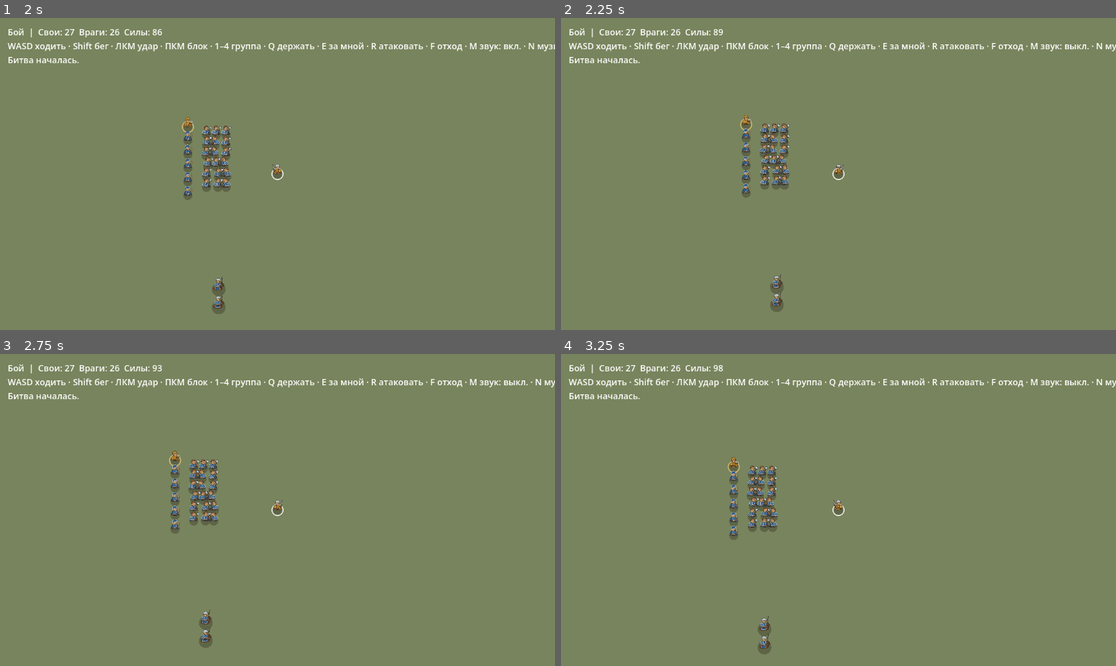
Above: before the commit, frames 1-4 (two rows, left to right).
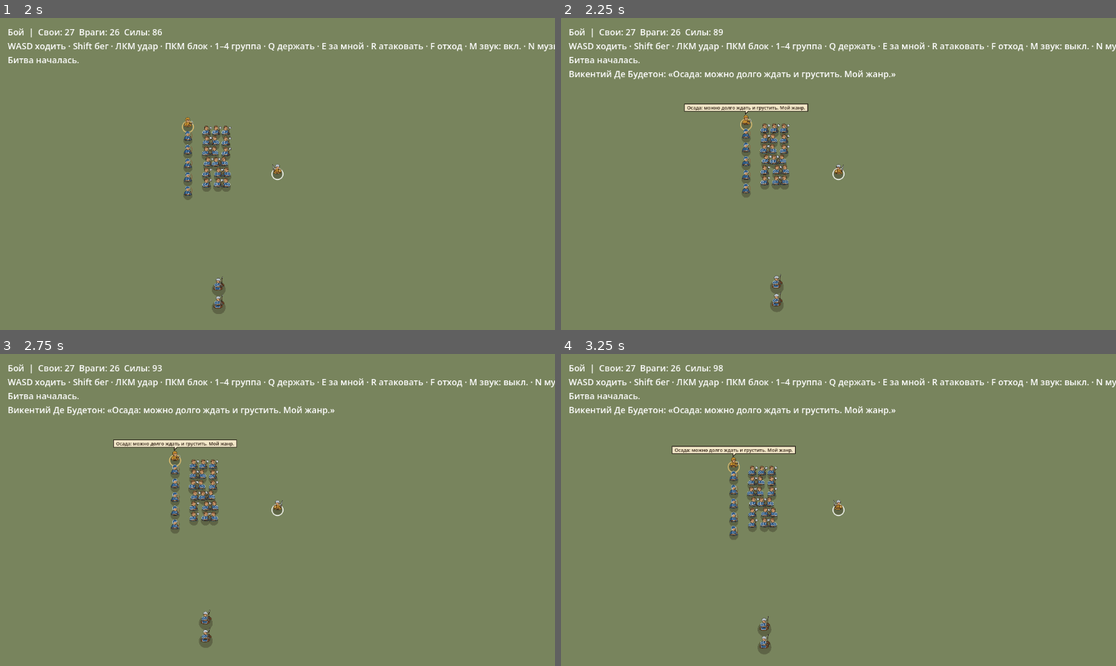
Above: after the commit, the same moments.

Repository: akglebak16/iron-standard
Game: Godot game, scene res://app/siege_demo.tscn
Same seed, same stepped clock (60 frames per second), same inputs: the game is played once before the commit and once after it. This scene is started directly instead of the project's main scene.
Inputs (mouse positions are in pixels of both pictures, inside the frame that each line leads up to):
- Up to frame 1 (2 s): tap Enter at 0.5 s; move the mouse to (399, 158) at 0.52 s; hold D 0.53-1.28 s; hold Shift 0.53-1.28 s; click (399, 158) at 0.67 s; move the mouse to (166, 189) at 1.27 s; hold S from 1.28 s (still down); tap X at 1.35 s
- Up to frame 2 (2.25 s): move the mouse to (894, 105) at 2.02 s; release S at 2.03 s; hold D from 2.03 s (still down); tap M at 2.1 s
- Up to frame 3 (2.75 s): keep holding D
- Up to frame 4 (3.25 s): move the mouse to (810, 572) at 2.77 s; release D at 2.78 s; hold W from 2.78 s (still down); tap N at 2.85 s; click (810, 572) at 2.92 s

Frame 1 is identical in both runs. In frame 2, 1.1% of the frame differs, in the area x 1-61%, y 16-31%; in frame 3, 1.1%; in frame 4, 1.1%.

Commit message:
Перенести боевые реплики спутников

Diff:
--- a/godot/battle/application/factory.gd
+++ b/godot/battle/application/factory.gd
@@ -44,19 +44,26 @@
 		siege_skill += float(resolved.party_effects.get(CharacterConfig.SIEGE_EFFECT, 0.0))
 		if not resolved.fit:
 			continue
-		fit_companions.append(resolved.profile)
+		fit_companions.append(resolved)
 	if setup.siege:
 		SiegeSetup.apply(state, siege_skill)
 	var defender_morale := roundf(Config.SIEGE_DEFENDER_MORALE * (1.0 - state.siege_skill)) if setup.siege else 0.0
 	if not ArmyBuilder.spawn(state, 1, setup.enemy_army, setup.enemy_faction, catalog, rng, enemy_cap, setup.enemy_leader_name, defender_morale):
 		return null
-	for profile in fit_companions:
+	var dialogue := {}
+	for companion in fit_companions:
+		var profile: Dictionary = companion.profile
 		var gear := HeroGear.resolve(profile, gear_catalog)
 		if gear.is_empty() or perk_catalog == null:
 			return null
 		var effects := PerkEffects.own(profile, perk_catalog)
-		if effects.is_empty() or not CompanionBuilder.spawn(state, profile, gear, effects, rng):
+		if effects.is_empty():
 			return null
+		var unit := CompanionBuilder.spawn(state, profile, gear, effects, rng)
+		if unit == null:
+			return null
+		if not companion.voice.is_empty():
+			dialogue[unit.id] = {"name": unit.name, "lines": companion.voice}
 	state.place_units()
 	var hero := Unit.new(state.units.size(), 0, setup.hero_position, float(troop.hp), float(troop.arm), int(troop.tier))
 	hero.hero = true
@@ -91,4 +98,4 @@
 				ally.morale = ally.base_morale
 				ally.damage *= 1.0 + damage_bonus
 	state.add_unit(hero)
-	return Session.new(state, hero, rng, gear_catalog, setup.hero_profile, companion_survival)
+	return Session.new(state, hero, rng, gear_catalog, setup.hero_profile, companion_survival, dialogue)
--- a/godot/battle/application/session.gd
+++ b/godot/battle/application/session.gd
@@ -32,8 +32,9 @@
 var _swap_held: bool = false
 var _companion_survival: float
 var _events: Array[Dictionary] = []
+var _companion_dialogue: Dictionary
 
-func _init(state: State, hero: Unit, rng: RandomNumberGenerator, gear_catalog: GearCatalog = null, hero_profile: Dictionary = {}, companion_survival: float = 0.0) -> void:
+func _init(state: State, hero: Unit, rng: RandomNumberGenerator, gear_catalog: GearCatalog = null, hero_profile: Dictionary = {}, companion_survival: float = 0.0, companion_dialogue: Dictionary = {}) -> void:
 	assert(state != null and hero != null and rng != null)
 	assert(hero.hero and hero in state.units)
 	_state = state
@@ -42,6 +43,7 @@
 	_gear_catalog = gear_catalog
 	_hero_profile = hero_profile.duplicate(true)
 	_companion_survival = companion_survival
+	_companion_dialogue = companion_dialogue.duplicate(true)
 	_state.record_notice(Event.Kind.BATTLE_STARTED)
 
 func set_hero_input(input: HeroInput) -> bool:
@@ -92,6 +94,9 @@
 func result() -> Dictionary:
 	return _result.duplicate(true)
 
+func companion_dialogue() -> Dictionary:
+	return _companion_dialogue.duplicate(true)
+
 ## Transfers the most recent tick's events once. Advance replaces unread events.
 func take_events() -> Array[Dictionary]:
 	var batch := _events
@@ -131,7 +136,7 @@
 		units.append({
 			"id": unit.id, "position": unit.position, "radius": unit.collision_radius,
 			"side": unit.side, "faction": unit.faction, "hero": unit.hero, "companion": unit.companion,
-			"dead": unit.dead, "gone": unit.gone, "mounted": unit.mounted,
+			"dead": unit.dead, "gone": unit.gone, "mounted": unit.mounted, "fleeing": unit.fleeing,
 			"facing": unit.facing, "speed": unit.velocity.length(), "blocking": unit.blocking,
 			"windup": unit.attack_windup if unit.hero else unit.ai_windup,
 			"look": unit.appearance.duplicate(true),
--- a/godot/battle/data/companion_builder.gd
+++ b/godot/battle/data/companion_builder.gd
@@ -4,14 +4,14 @@
 const Unit = preload("res://battle/model/unit.gd")
 const HeroStats = preload("res://battle/data/hero_stats.gd")
 
-static func spawn(state: State, profile: Dictionary, gear: Dictionary, effects: Dictionary, rng: RandomNumberGenerator) -> bool:
+static func spawn(state: State, profile: Dictionary, gear: Dictionary, effects: Dictionary, rng: RandomNumberGenerator) -> Unit:
 	var unit := Unit.new(state.units.size(), 0, Vector2.ZERO, 0.0, 0.0, Config.COMPANION_TIER)
 	unit.companion_id = profile.id
 	unit.troop_id = Config.COMPANION_TROOP_PREFIX + unit.companion_id
 	unit.name = profile.name
 	unit.perk_effects = effects
 	if not HeroStats.apply(unit, profile, gear):
-		return false
+		return null
 	unit.melee_reach = Config.DEFAULT_MELEE_REACH + Config.HERO_WEAPON_BASE_REACH + float(gear.weapon.get("reach", 0.0))
 	unit.attack_cooldown = rng.randf_range(0.0, Config.AI_INITIAL_ATTACK_COOLDOWN_MAX)
 	unit.target_timer = rng.randf_range(0.0, Config.RETARGET_INITIAL_MAX_SECONDS)
@@ -23,4 +23,4 @@
 	elif unit.attack_range > 0.0:
 		group = Config.GROUP_ARCHERS
 	state.add_grouped_unit(unit, group)
-	return true
+	return unit
--- a/godot/battle/model/state.gd
+++ b/godot/battle/model/state.gd
@@ -37,6 +37,7 @@
 		"target_leader": target.leader, "target_name": target.name,
 		"source_hero": source != null and source.hero,
 		"source_id": source.id if source != null else -1,
+		"source_alive": source != null and not source.dead,
 		"impact_style": target.impact_style,
 		"damage_fraction": float(amount) / maxf(target.max_hp, 1.0),
 		"lethal": target.hp <= 0.0,
--- a/godot/battle/presentation/combat_feedback.gd
+++ b/godot/battle/presentation/combat_feedback.gd
@@ -65,6 +65,10 @@
 func journal() -> String:
 	return "\n".join(_journal)
 
+func add_dialogue(lines: PackedStringArray) -> void:
+	for line in lines:
+		_log(line)
+
 func has_effects() -> bool:
 	return not _labels.is_empty()
 
--- /dev/null
+++ b/godot/battle/presentation/companion_dialogue.gd
@@ -0,0 +1,165 @@
+extends RefCounted
+const Event = preload("res://battle/combat_event.gd")
+
+const START := "start"
+const SIEGE := "siege"
+const KILL := "kill"
+const KILL_UNDEAD := "killUndead"
+const TAUNT := "taunt"
+const HURT := "hurt"
+const DOWN := "down"
+const JOURNAL_LINE := "%s: «%s»"
+
+const START_DELAY := Vector2(1.0, 2.2)
+const INITIAL_TAUNT_DELAY := Vector2(12.0, 18.0)
+const TAUNT_INTERVAL := Vector2(12.0, 20.0)
+const TAUNT_DISTANCE := 260.0
+const HURT_DAMAGE_FRACTION := 0.1
+const HURT_CHANCE := 0.35
+const UNDEAD_KILL_CHANCE := 0.5
+const COOLDOWN_INTERRUPT_CHANCE := 0.3
+const KILL_COOLDOWN_LIMIT := 0.6
+const KILL_COOLDOWN := 1.1
+const GENERAL_COOLDOWN := 3.0
+const INTRO_DURATION := 3.0
+const REPLY_DURATION := 2.4
+
+const FADE_DURATION := 0.3
+const FONT_SIZE := 13
+const BUBBLE_HEIGHT := 20.0
+const HORIZONTAL_PADDING := 7.0
+const FOOT_OFFSET := 47.0
+const MOUNTED_OFFSET := 58.0
+const DOWN_OFFSET := 15.0
+const TAIL_LEFT := -2.0
+const TAIL_RIGHT := 6.0
+const TAIL_HEIGHT := 8.0
+const BORDER_WIDTH := 1.6
+const PAPER := Color("#f3e8c9")
+const BORDER := Color("#1b130c")
+const INK := Color("#2a1a0e")
+const EMPHASIS := Color("#8f1a12")
+
+var _rng := RandomNumberGenerator.new()
+var _speakers := {}
+
+func configure(roster: Dictionary) -> void:
+	_speakers.clear()
+	for id in roster:
+		var entry: Dictionary = roster[id]
+		_speakers[id] = {
+			"name": entry.name, "lines": entry.lines.duplicate(true),
+			"intro": _rng.randf_range(START_DELAY.x, START_DELAY.y),
+			"taunt": _rng.randf_range(INITIAL_TAUNT_DELAY.x, INITIAL_TAUNT_DELAY.y),
+			"cooldown": 0.0, "text": "", "remaining": 0.0, "unit": {},
+		}
+
+func age(dt: float) -> void:
+	for speaker: Dictionary in _speakers.values():
+		speaker.remaining = maxf(0.0, speaker.remaining - dt)
+
+func has_bubbles() -> bool:
+	for speaker: Dictionary in _speakers.values():
+		if speaker.remaining > 0.0:
+			return true
+	return false
+
+func advance(dt: float, units: Array[Dictionary], events: Array[Dictionary], siege: bool, finished: bool = false) -> PackedStringArray:
+	var journal := PackedStringArray()
+	if _speakers.is_empty():
+		return journal
+	age(dt)
+	for unit in units:
+		if _speakers.has(unit.id):
+			_speakers[unit.id].unit = unit
+	for event in events:
+		match event.kind:
+			Event.Kind.HIT:
+				if _speakers.has(event.target_id) and not event.lethal and event.damage_fraction > HURT_DAMAGE_FRACTION and _rng.randf() < HURT_CHANCE:
+					_say(_speakers[event.target_id], HURT)
+			Event.Kind.DOWN:
+				if _speakers.has(event.source_id) and event.source_alive:
+					var kind := KILL_UNDEAD if _has_undead_appearance(units, event.target_id) and _rng.randf() < UNDEAD_KILL_CHANCE else KILL
+					_say(_speakers[event.source_id], kind)
+				if _speakers.has(event.target_id):
+					var speaker: Dictionary = _speakers[event.target_id]
+					journal.append_array(_journal_line(speaker, DOWN))
+	if finished:
+		return journal
+	for speaker: Dictionary in _speakers.values():
+		var unit: Dictionary = speaker.unit
+		if unit.is_empty() or unit.dead or unit.gone:
+			continue
+		speaker.cooldown -= dt
+		if speaker.intro > 0.0:
+			speaker.intro -= dt
+			if speaker.intro <= 0.0:
+				var kind := SIEGE if siege and speaker.lines.has(SIEGE) else START
+				journal.append_array(_journal_line(speaker, kind))
+		speaker.taunt -= dt
+		if speaker.taunt <= 0.0:
+			speaker.taunt = _rng.randf_range(TAUNT_INTERVAL.x, TAUNT_INTERVAL.y)
+			if _enemy_near(unit, units):
+				_say(speaker, TAUNT)
+	return journal
+
+func draw(canvas: CanvasItem) -> void:
+	var font := ThemeDB.fallback_font
+	for speaker: Dictionary in _speakers.values():
+		var unit: Dictionary = speaker.unit
+		if speaker.remaining <= 0.0 or unit.is_empty():
+			continue
+		var center: Vector2 = unit.position
+		center.y -= MOUNTED_OFFSET if unit.mounted else FOOT_OFFSET
+		if unit.dead:
+			center.y += DOWN_OFFSET
+		var width := font.get_string_size(speaker.text, HORIZONTAL_ALIGNMENT_LEFT, -1, FONT_SIZE).x + HORIZONTAL_PADDING * 2.0
+		var bounds := Rect2(center - Vector2(width, BUBBLE_HEIGHT) * 0.5, Vector2(width, BUBBLE_HEIGHT))
+		var bottom := bounds.end.y
+		var outline := PackedVector2Array([
+			bounds.position, Vector2(bounds.end.x, bounds.position.y), bounds.end,
+			Vector2(center.x + TAIL_RIGHT, bottom), Vector2(center.x + TAIL_LEFT, bottom + TAIL_HEIGHT),
+			Vector2(center.x + TAIL_LEFT, bottom), Vector2(bounds.position.x, bottom), bounds.position,
+		])
+		var opacity := minf(1.0, speaker.remaining / FADE_DURATION)
+		var ink := EMPHASIS if speaker.text.ends_with("!") else INK
+		canvas.draw_colored_polygon(outline.slice(0, -1), Color(PAPER, opacity))
+		canvas.draw_polyline(outline, Color(BORDER, opacity), BORDER_WIDTH, true)
+		var baseline := center.y + (font.get_ascent(FONT_SIZE) - font.get_descent(FONT_SIZE)) * 0.5
+		canvas.draw_string(font, Vector2(bounds.position.x + HORIZONTAL_PADDING, baseline), speaker.text, HORIZONTAL_ALIGNMENT_LEFT, -1, FONT_SIZE, Color(ink, opacity))
+
+func _journal_line(speaker: Dictionary, kind: String) -> PackedStringArray:
+	if _say(speaker, kind, true):
+		return PackedStringArray([JOURNAL_LINE % [speaker.name, speaker.text]])
+	return PackedStringArray()
+
+func _say(speaker: Dictionary, kind: String, force: bool = false) -> bool:
+	var lines: Array = speaker.lines.get(kind, speaker.lines.get(KILL, []) if kind == KILL_UNDEAD else [])
+	if lines.is_empty():
+		return false
+	var kill := kind == KILL or kind == KILL_UNDEAD
+	if not force:
+		if kill and speaker.cooldown > KILL_COOLDOWN_LIMIT:
+			return false
+		if not kill and speaker.cooldown > 0.0 and _rng.randf() > COOLDOWN_INTERRUPT_CHANCE:
+			return false
+	var line: String = lines[_rng.randi_range(0, lines.size() - 1)]
+	if lines.size() > 1 and line == speaker.text:
+		line = lines[_rng.randi_range(0, lines.size() - 1)]
+	speaker.text = line
+	speaker.remaining = INTRO_DURATION if kind in [START, SIEGE] else REPLY_DURATION
+	speaker.cooldown = KILL_COOLDOWN if kill else GENERAL_COOLDOWN
+	return true
+
+static func _has_undead_appearance(units: Array[Dictionary], target_id: int) -> bool:
+	for unit in units:
+		if unit.id == target_id:
+			return not str(unit.look.get("undead", "")).is_empty()
+	return false
+
+static func _enemy_near(unit: Dictionary, units: Array[Dictionary]) -> bool:
+	for other in units:
+		if other.side != unit.side and not other.dead and not other.gone and not other.fleeing:
+			if Vector2(unit.position).distance_squared_to(other.position) < TAUNT_DISTANCE * TAUNT_DISTANCE:
+				return true
+	return false
--- a/godot/battle/presentation/view.gd
+++ b/godot/battle/presentation/view.gd
@@ -8,6 +8,7 @@
 const CombatFeedback = preload("res://battle/presentation/combat_feedback.gd")
 const ImpactEffects = preload("res://battle/presentation/impact_effects.gd")
 const UnitView = preload("res://battle/presentation/unit_view.gd")
+const CompanionDialogue = preload("res://battle/presentation/companion_dialogue.gd")
 const CombatAudio = preload("res://battle/presentation/audio/combat_audio.gd")
 const BattleMusic = preload("res://battle/presentation/audio/battle_music.gd")
 
@@ -23,6 +24,7 @@
 var _feedback := CombatFeedback.new()
 var _impacts := ImpactEffects.new()
 var _figures := UnitView.new()
+var _dialogue := CompanionDialogue.new()
 var _audio: CombatAudio
 var _music: BattleMusic
 var _effects_enabled := true
@@ -32,6 +34,7 @@
 func configure(session: Session, effects_enabled: bool = true, music_enabled: bool = true, blood_enabled: bool = true) -> void:
 	assert(not is_inside_tree(), "Configure battle before adding it to the tree")
 	_session = session
+	_dialogue.configure(session.companion_dialogue())
 	_effects_enabled = effects_enabled
 	_music_enabled = music_enabled
 	_impacts.blood_enabled = blood_enabled
@@ -56,14 +59,15 @@
 	_music = BattleMusic.new()
 	_music.enabled = _music_enabled
 	add_child(_music)
-	_refresh()
+	_refresh(0.0, [])
 
 func _physics_process(dt: float) -> void:
 	if _frame.outcome in [Session.Outcome.VICTORY, Session.Outcome.DEFEAT]:
-		if _feedback.has_effects() or _impacts.has_particles() or _figures.has_falling_units():
+		if _feedback.has_effects() or _impacts.has_particles() or _figures.has_falling_units() or _dialogue.has_bubbles():
 			_feedback.advance(dt, [])
 			_impacts.advance(dt, [])
 			_figures.advance(dt, [])
+			_dialogue.age(dt)
 			queue_redraw()
 		return
 	_music.advance(dt)
@@ -81,7 +85,7 @@
 	_feedback.advance(dt, events)
 	_impacts.advance(dt, events)
 	_figures.advance(dt, events)
-	_refresh()
+	_refresh(dt, events)
 	_audio.advance(dt, events, camera.position)
 	if _frame.outcome in [Session.Outcome.VICTORY, Session.Outcome.DEFEAT]:
 		battle_finished.emit()
@@ -116,10 +120,12 @@
 	_update_status()
 	audio_preferences_changed.emit(effects, music)
 
-func _refresh() -> void:
+func _refresh(dt: float, events: Array[Dictionary]) -> void:
 	# One detached read per physics tick, reused by HUD and drawing.
 	_frame = _session.snapshot()
 	camera.position = _frame.camera_target
+	var finished: bool = _frame.outcome in [Session.Outcome.VICTORY, Session.Outcome.DEFEAT]
+	_feedback.add_dialogue(_dialogue.advance(dt, _frame.units, events, not _frame.walls.is_empty(), finished))
 	_update_status()
 	queue_redraw()
 
@@ -150,3 +156,4 @@
 		ProjectileView.draw(self, shot)
 	_impacts.draw_particles(self)
 	_feedback.draw(self)
+	_dialogue.draw(self)
--- a/godot/battle/tests/application/test_combat_events.gd
+++ b/godot/battle/tests/application/test_combat_events.gd
@@ -41,6 +41,7 @@
 	assert(events[1].kind == Event.Kind.HIT and events[1].amount == impact)
 	assert(events[2].kind == Event.Kind.DOWN and events[2].target_id == enemy.id)
 	assert(events[2].attack == Event.Attack.CHARGE)
+	assert(events[2].source_alive and events[2].source_id == hero.id)
 	var old_position: Vector2 = enemy.position
 	events[2].position = Vector2.INF
 	assert(enemy.position == old_position)
--- a/godot/battle/tests/application/test_companion_factory.gd
+++ b/godot/battle/tests/application/test_companion_factory.gd
@@ -22,6 +22,7 @@
 	setup.companion_profiles = [{"id": "anselm", "hp": 0.25}, {"id": "ingrid"}, {"id": "tului"}, {"id": "vikenty", "hp": 0.24}]
 	var session := Factory.create(setup, troops, gear, perks, companions)
 	assert(session != null and session.snapshot().counts == [4, 1])
+	assert(session.companion_dialogue().is_empty())
 	var by_id := {}
 	for unit: Unit in session._state.units:
 		if unit.companion:
@@ -52,6 +53,7 @@
 	setup.companion_profiles.append({"id": "anselm"})
 	assert(Factory.create(setup, troops, gear, perks, companions) == null)
 	_check_wounded_bonus(troops, gear, perks, companions)
+	_check_dialogue(troops, gear, perks, companions)
 	print("Companion battle integration tests passed")
 	quit(0)
 
@@ -87,3 +89,19 @@
 	assert(plain.result().dead.n1 == 1)
 	assert(treated.result().wounded.n1 == 1 and treated.result().comps.is_empty())
 	assert(plain._rng.state == treated._rng.state)
+
+func _check_dialogue(troops: Catalog, gear: GearCatalog, perks: PerkCatalog, companions: CompanionCatalog) -> void:
+	var setup := Setup.new()
+	setup.hero_troop = "n1"
+	setup.companion_profiles = [{"id": "vikenty", "name": "Викентий в бою", "voice": {"start": ["Из сохранения"]}}]
+	var session := Factory.create(setup, troops, gear, perks, companions)
+	assert(session != null)
+	var id: int = session._state.units.front().id
+	var roster := session.companion_dialogue()
+	var original := companions.get_companion("vikenty")
+	assert(roster[id].name == "Викентий в бою" and roster[id].lines == original.voice)
+	roster[id].lines.clear()
+	assert(session.companion_dialogue()[id].lines == original.voice)
+	original.voice = {"start": [false]}
+	assert(not companions.replace_data([original]))
+	assert(not companions.get_companion("vikenty").voice.is_empty())
--- /dev/null
+++ b/godot/battle/tests/presentation/test_companion_dialogue.gd
@@ -0,0 +1,100 @@
+extends SceneTree
+const Dialogue = preload("res://battle/presentation/companion_dialogue.gd")
+const Event = preload("res://battle/combat_event.gd")
+const SPEAKER_ID := 3
+const FOE_ID := 8
+const VOICE := {"start": ["Поле"], "siege": ["Стена"], "kill": ["Победа"], "killUndead": ["Кости"], "hurt": ["Больно"], "taunt": ["Подойди"], "down": ["Я ранен"]}
+
+func _initialize() -> void:
+	var dialogue := Dialogue.new()
+	_check_intro(dialogue)
+	_check_events(dialogue)
+	_check_taunt(dialogue)
+	print("Companion dialogue tests passed")
+	quit(0)
+
+func _check_intro(dialogue: Dialogue) -> void:
+	var frame := _frame()
+	_reset(dialogue)
+	assert(dialogue.advance(Dialogue.START_DELAY.x * 0.5, frame, [], true).is_empty())
+	assert(dialogue.advance(Dialogue.START_DELAY.y, frame, [], true) == PackedStringArray(["Спутник: «Стена»"]))
+	assert(dialogue.has_bubbles())
+	assert(dialogue.advance(Dialogue.INTRO_DURATION, frame, [], true).is_empty())
+	assert(not dialogue.has_bubbles())
+	_reset(dialogue, {"start": ["Поле"]})
+	assert(dialogue.advance(Dialogue.START_DELAY.y, frame, [], true) == PackedStringArray(["Спутник: «Поле»"]))
+	_reset(dialogue)
+	assert(dialogue.advance(Dialogue.START_DELAY.y, frame, [], false, true).is_empty())
+	assert(not dialogue.has_bubbles())
+
+func _check_events(dialogue: Dialogue) -> void:
+	var frame := _frame()
+	_reset(dialogue)
+	var hit := {"kind": Event.Kind.HIT, "target_id": SPEAKER_ID, "lethal": false, "damage_fraction": Dialogue.HURT_DAMAGE_FRACTION}
+	dialogue.advance(0.0, frame, [hit], false)
+	assert(not dialogue.has_bubbles())
+	hit.damage_fraction += 0.1
+	hit.lethal = true
+	dialogue.advance(0.0, frame, [hit], false)
+	assert(not dialogue.has_bubbles())
+	hit.lethal = false
+	_seed_next_roll_below(dialogue, Dialogue.HURT_CHANCE)
+	dialogue.advance(0.0, frame, [hit], false)
+	assert(_speaker_text(dialogue) == "Больно")
+	var kill := {"kind": Event.Kind.DOWN, "target_id": FOE_ID, "source_id": SPEAKER_ID, "source_alive": true}
+	dialogue.advance(0.0, frame, [kill], false)
+	assert(_speaker_text(dialogue) == "Больно")
+	frame[1].look = {"undead": "skel"}
+	_reset(dialogue)
+	_seed_next_roll_below(dialogue, Dialogue.UNDEAD_KILL_CHANCE)
+	dialogue.advance(0.0, frame, [kill], false)
+	assert(_speaker_text(dialogue) == "Кости")
+	_reset(dialogue, {"kill": ["Победа"]})
+	_seed_next_roll_below(dialogue, Dialogue.UNDEAD_KILL_CHANCE)
+	dialogue.advance(0.0, frame, [kill], false)
+	assert(_speaker_text(dialogue) == "Победа")
+	_reset(dialogue)
+	kill.source_alive = false
+	dialogue.advance(0.0, frame, [kill], false)
+	assert(not dialogue.has_bubbles())
+	frame[0].dead = true
+	var down := {"kind": Event.Kind.DOWN, "target_id": SPEAKER_ID, "source_id": FOE_ID, "source_alive": true}
+	assert(dialogue.advance(0.0, frame, [down], false, true) == PackedStringArray(["Спутник: «Я ранен»"]))
+	dialogue.age(Dialogue.REPLY_DURATION)
+	assert(not dialogue.has_bubbles())
+
+func _check_taunt(dialogue: Dialogue) -> void:
+	var frame := _frame()
+	_reset(dialogue, {"taunt": ["Подойди"]})
+	frame[1].fleeing = true
+	dialogue.advance(Dialogue.INITIAL_TAUNT_DELAY.y, frame, [], false)
+	assert(not dialogue.has_bubbles())
+	frame[1].fleeing = false
+	frame[1].position = Vector2.RIGHT * Dialogue.TAUNT_DISTANCE
+	dialogue.advance(Dialogue.TAUNT_INTERVAL.y, frame, [], false)
+	assert(not dialogue.has_bubbles())
+	frame[1].position = Vector2.RIGHT
+	dialogue.advance(Dialogue.TAUNT_INTERVAL.y, frame, [], false)
+	assert(_speaker_text(dialogue) == "Подойди" and dialogue.has_bubbles())
+
+func _reset(dialogue: Dialogue, lines: Dictionary = VOICE) -> void:
+	dialogue._rng.seed = 17
+	dialogue.configure({SPEAKER_ID: {"name": "Спутник", "lines": lines}})
+
+func _seed_next_roll_below(dialogue: Dialogue, limit: float) -> void:
+	for seed_value in 100:
+		dialogue._rng.seed = seed_value
+		var before := dialogue._rng.state
+		if dialogue._rng.randf() < limit:
+			dialogue._rng.state = before
+			return
+	assert(false, "Expected a deterministic sample below the requested probability")
+
+func _speaker_text(dialogue: Dialogue) -> String:
+	return dialogue._speakers[SPEAKER_ID].text
+
+func _frame() -> Array[Dictionary]:
+	return [
+		{"id": SPEAKER_ID, "side": 0, "position": Vector2.ZERO, "dead": false, "gone": false, "fleeing": false, "look": {}},
+		{"id": FOE_ID, "side": 1, "position": Vector2.RIGHT, "dead": false, "gone": false, "fleeing": false, "look": {}},
+	]
--- a/godot/battle/tests/presentation/test_scene.gd
+++ b/godot/battle/tests/presentation/test_scene.gd
@@ -2,6 +2,8 @@
 const Session = preload("res://battle/application/session.gd")
 const Config = preload("res://battle/config.gd")
 const Combat = preload("res://battle/rules/combat.gd")
+const Dialogue = preload("res://battle/presentation/companion_dialogue.gd")
+const CompanionCatalog = preload("res://characters/data/companion_catalog.gd")
 const PresentationPreferences = preload("res://app/presentation_preferences.gd")
 const TICK := 1.0 / 60.0
 
@@ -82,6 +84,7 @@
 	assert(view.get_node("Hud/Status").text == text)
 	assert(not view._figures.has_falling_units())
 	_check_defeat(packed, path)
+	await _check_siege_dialogue(path)
 	assert(DirAccess.remove_absolute(path) == OK)
 	print("Scene tests passed")
 	quit(0)
@@ -117,3 +120,24 @@
 	assert(view.get_node("Hud/Status").text.contains("Герой очнулся у города Вентум"))
 	assert(scene._demo_party.position == Vector2(110, 134) and scene._demo_party.gold == 80)
 	assert(scene._demo_world.parties[0].state == "idle" and scene._demo_world.parties[0].cd == 10)
+
+func _check_siege_dialogue(path: String) -> void:
+	var scene = load("res://app/siege_demo.tscn").instantiate()
+	scene.presentation_preferences = PresentationPreferences.new(path)
+	root.add_child(scene)
+	var view = scene.get_node("Battle")
+	view.set_physics_process(false)
+	var session: Session = view._session
+	var rng_state: int = session._rng.state
+	var frame := session.snapshot()
+	var events: Array[Dictionary] = []
+	view._refresh(Dialogue.START_DELAY.y, events)
+	var catalog := CompanionCatalog.new()
+	assert(catalog.load_data())
+	var definition := catalog.get_companion("vikenty")
+	var status: String = view.status.text
+	assert(definition.voice.siege.any(func(line): return status.contains(Dialogue.JOURNAL_LINE % [definition.name, line])))
+	assert(view._dialogue.has_bubbles())
+	assert(session._rng.state == rng_state and session.snapshot() == frame)
+	await process_frame
+	await process_frame
--- a/godot/characters/data/companion_catalog.gd
+++ b/godot/characters/data/companion_catalog.gd
@@ -39,6 +39,15 @@
 			for value in ranks:
 				if not _valid_number(value):
 					return false
+		var voice: Variant = entry.get("voice", {})
+		if not voice is Dictionary:
+			return false
+		for lines in voice.values():
+			if not lines is Array:
+				return false
+			for line in lines:
+				if not line is String or line.strip_edges().is_empty():
+					return false
 		definitions[entry.id] = entry
 	_definitions = definitions.duplicate(true)
 	return true
--- a/godot/characters/rules/companion_profile.gd
+++ b/godot/characters/rules/companion_profile.gd
@@ -42,4 +42,4 @@
 	var effects := {}
 	for effect in definition.sk:
 		effects[effect] = definition.sk[effect][rank_index]
-	return {"profile": profile, "fit": health >= Config.COMPANION_FIT_HEALTH, "party_effects": effects}
+	return {"profile": profile, "fit": health >= Config.COMPANION_FIT_HEALTH, "party_effects": effects, "voice": definition.get("voice", {})}
Not shown, changed: CHANGELOG.md
Not shown, changed: godot/ARCHITECTURE.md
Not shown, changed: godot/MIGRATION_CHECKLIST.md
Not shown, changed: godot/battle/PARITY.md
Not shown, changed: shareness/lessons.md
